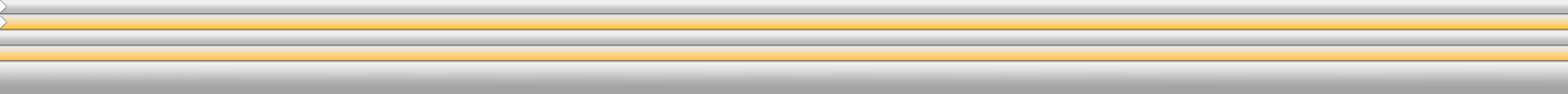
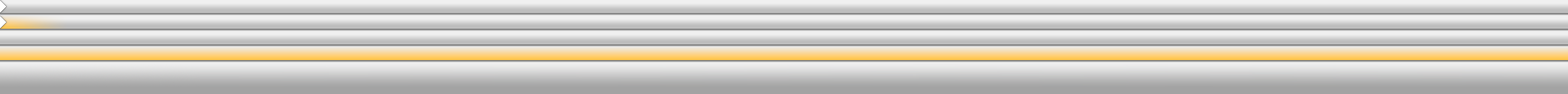
Comparing the layer stacks of the two 1568 × 94 images. Changes:
added layer "Layer 3 copy 3" above "Layer 1" over [3, 15, 1568, 29]
